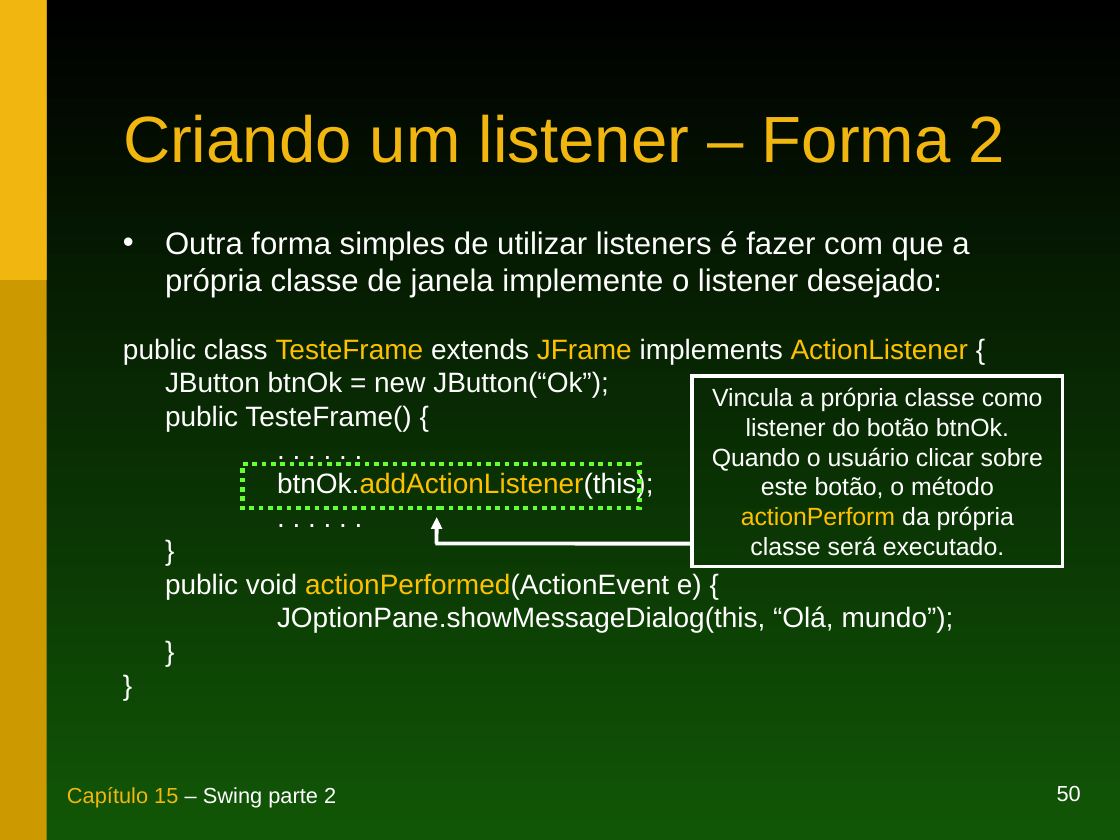
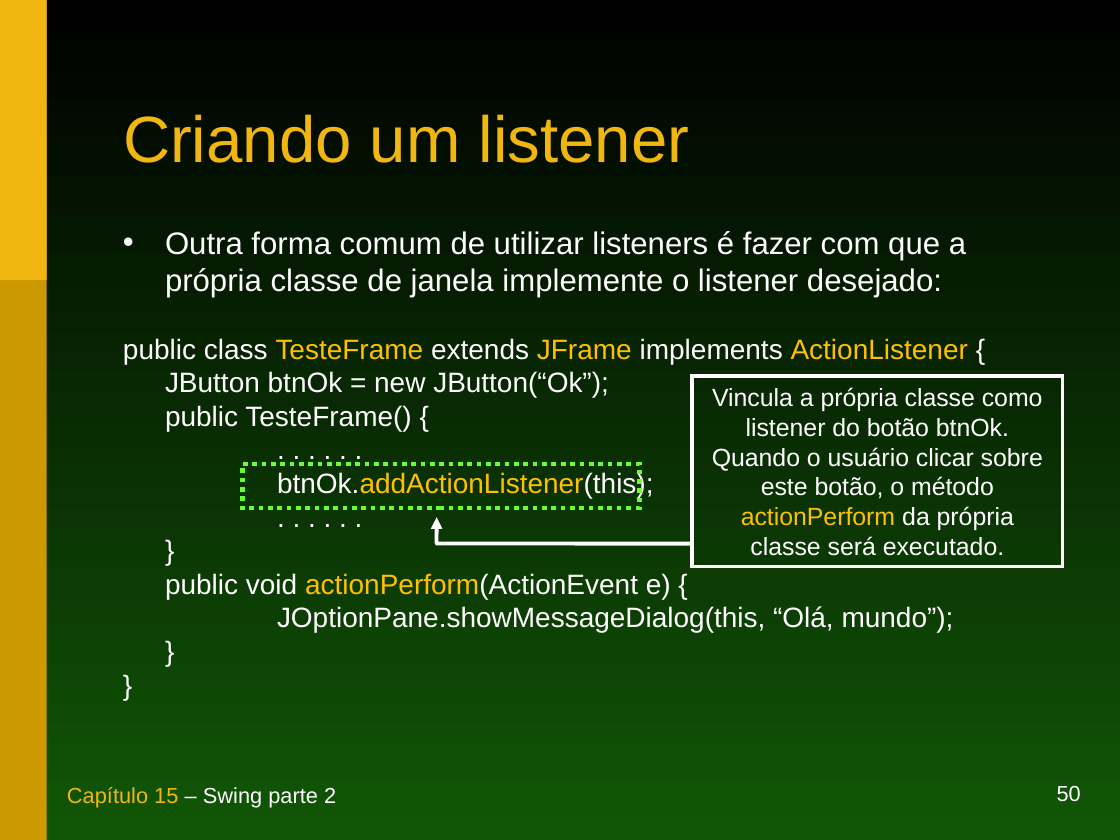
Before and after one commit to duchesqui/slzvieira-training, a slide deck: slide 50 of 1-Java-Programmer-Modulo-I/16.Capitulo15.ppt. Drawn at 1120x840 pixels with LibreOffice and Linux fonts; fonts in the diff are those of the drawing. Boxes give left, top, right and bottom in pixels: in the first picture for what was removed or moved away, otherwise in the second. Text is boxed around its words. In the diff, an @@ line names an element or a change of style, - is before the commit and + after.

```diff
--- a/1-Java-Programmer-Modulo-I/16.Capitulo15.ppt
+++ b/1-Java-Programmer-Modulo-I/16.Capitulo15.ppt
@@ title at [123,114,690,163]: text changed @@
-Criando um listener – Forma 2
+Criando um listener
@@ text at [165,231,966,297]: text changed @@
-• Outra forma simples de utilizar listeners é fazer com que a própria classe de janela implemente o listener desejado:
+• Outra forma comum de utilizar listeners é fazer com que a própria classe de janela implemente o listener desejado:
@@ text at [165,573,671,599]: text changed @@
-public void actionPerformed(ActionEvent e) {
+public void actionPerform(ActionEvent e) {
```
Also in this commit, not shown: 13 other slides changed, 3 slides added, 4 slides removed, 3 other files.
